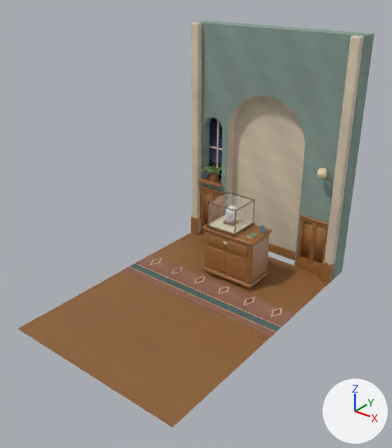
Before and after pictures for a commit that changed the Blender file blender/museum.blend.
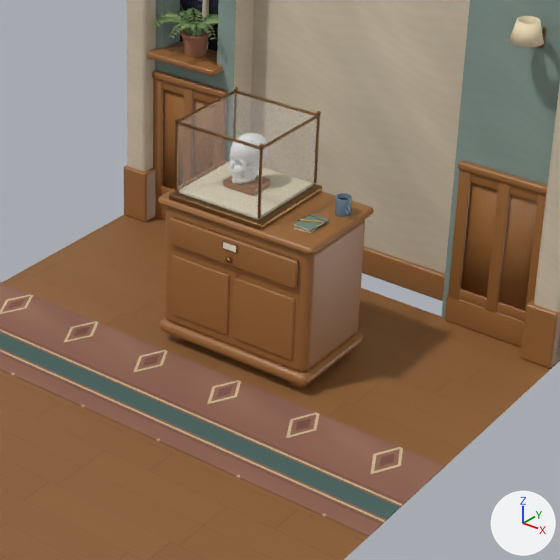
Old and new are each drawn whole from a 50 mm lens placed at (4.0, -5.59, 4.21), pointed at (0.16, -0.8, 1.24) and again close up on the part from 38% to 85% of the width and 36% to 77% of the height. Arrows for +X, +Y and +Z are at lower right; the lights stay in place. The older version's two pictures come first.

Objects in the first close-up: 'Cabinet', 'DrawerOak', 'Floor', 'Frame', 'Glass', 'Pilaster', 'PilasterBase', 'Rug', 'SconceShade', 'Trim', 'Wainscot', 'Wall' and 23 more.
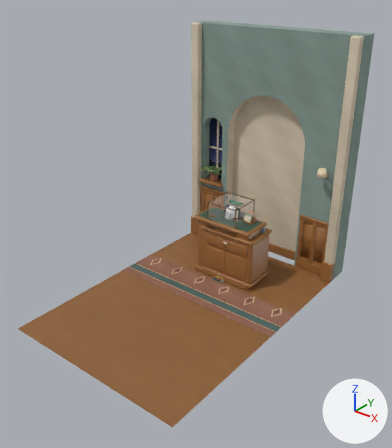
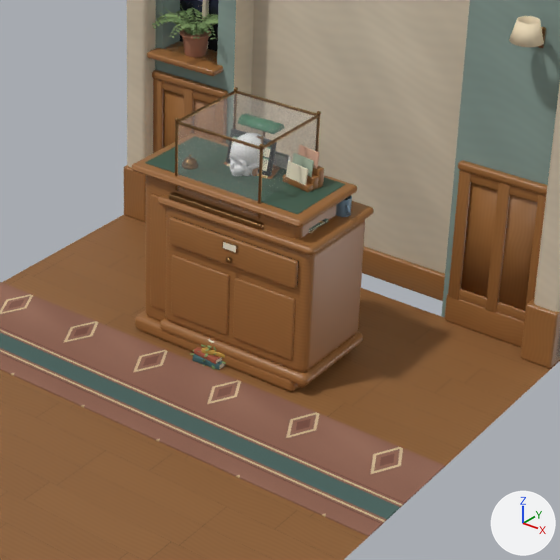
Location of each change, (x1, y1, x2, y2) in pixels of the close-ups (560 x 560 px):
'DeskOak', added (brown): after (132, 142, 357, 391)
'DeskLeather', added: after (145, 147, 345, 214)
'Leaflets', added: after (289, 162, 308, 185)
'Leaflets.002', added: after (299, 145, 320, 169)
'Leaflets.001', added: after (295, 154, 314, 177)
'BookCover', added: after (193, 354, 223, 370)
'BrochureTier', added: after (289, 178, 313, 192)
'BrochureTier.002', added: after (312, 166, 324, 188)
'BookCover.001', added: after (194, 347, 221, 364)
'BrochureTier.001', added: after (307, 174, 319, 190)
'BookCover.002', added: after (201, 347, 225, 358)
'BookPages.001', added: after (216, 357, 222, 363)

Edits to the bpy script that builds the scene:
```text
Add ob_bookcover_002:
    ob_bookcover_002 = bpy.data.objects.new('BookCover.002', me_cube_169)  # 56 vertices, 54 faces; spans x -0.06..0.06, y -0.085..0.085, z -0.01..0.01; in mat_bookmustard (orange #c19a45)
    ob_bookcover_002.parent = ob_book_002
    ob_bookcover_002.location = (0.0, 0.0, 0.01)
Add ob_book_002:
    ob_book_002 = bpy.data.objects.new('Book.002', None)
    ob_book_002.parent = ob_books
    ob_book_002.location = (0.008, 0.006, 0.05)
    ob_book_002.rotation_euler = (0.0, 0.0, 0.244)  # degrees (0, 0, 14)
Add ob_books:
    ob_books = bpy.data.objects.new('Books', None)
    ob_books.location = (0.0, 0.0, 0.0)
Add ob_bookpages_001:
    ob_bookpages_001 = bpy.data.objects.new('BookPages.001', me_cube_168)  # a box spanning x -0.068..0.068, y -0.096..0.096, z -0.008..0.008; in mat_paper (pale yellow #efe6d2)
    ob_bookpages_001.parent = ob_book_001
    ob_bookpages_001.location = (0.00225, 0.0, 0.011)
Add ob_book_001:
    ob_book_001 = bpy.data.objects.new('Book.001', None)
    ob_book_001.parent = ob_books
    ob_book_001.location = (0.004, 0.003, 0.028)
    ob_book_001.rotation_euler = (0.0, 0.0, -0.105)  # degrees (0, 0, -6)
Add ob_bookcover_001:
    ob_bookcover_001 = bpy.data.objects.new('BookCover.001', me_cube_167)  # 56 vertices, 54 faces; spans x -0.07..0.07, y -0.1..0.1, z -0.011..0.011; in mat_bookterracotta (brown #a4573f)
    ob_bookcover_001.parent = ob_book_001
    ob_bookcover_001.location = (0.0, 0.0, 0.011)
Add ob_bookpages:
    ob_bookpages = bpy.data.objects.new('BookPages', me_cube_166)  # a box spanning x -0.073..0.073, y -0.101..0.101, z -0.011..0.011; in mat_paper (pale yellow #efe6d2)
    ob_bookpages.parent = ob_book
    ob_bookpages.location = (0.00225, 0.0, 0.014)
Add ob_book:
    ob_book = bpy.data.objects.new('Book', None)
    ob_book.parent = ob_books
    ob_book.location = (0.0, 0.0, 0.0)
    ob_book.rotation_euler = (0.0, 0.0, 0.0698)  # degrees (0, 0, 4)
Add ob_bookcover:
    ob_bookcover = bpy.data.objects.new('BookCover', me_cube_165)  # 56 vertices, 54 faces; spans x -0.075..0.075, y -0.105..0.105, z -0.014..0.014; in mat_bookteal (dark cyan #3f6466)
    ob_bookcover.parent = ob_book
    ob_bookcover.location = (0.0, 0.0, 0.014)
Add ob_leaflets_002:
    ob_leaflets_002 = bpy.data.objects.new('Leaflets.002', me_cube_164)  # a box spanning x -0.06..0.06, y -0.004..0.004, z -0.0375..0.0375; in mat_leafletrose (beige #d6a88f)
    ob_leaflets_002.parent = ob_brochures
    ob_leaflets_002.location = (0.0, 0.06, 0.128)
    ob_leaflets_002.rotation_euler = (-0.14, 0.0, 0.0)  # degrees (-8, 0, 0)
Add ob_brochures:
    ob_brochures = bpy.data.objects.new('Brochures', None)
    ob_brochures.parent = ob_desk
    ob_brochures.location = (0.27, 0.22, 0.903)
    ob_brochures.rotation_euler = (0.0, 0.0, -0.175)  # degrees (0, 0, -10)
Add ob_desk:
    ob_desk = bpy.data.objects.new('Desk', None)
    ob_desk.location = (0.0, 0.0, 0.0)
Add ob_leaflets_001:
    ob_leaflets_001 = bpy.data.objects.new('Leaflets.001', me_cube_163)  # a box spanning x -0.06..0.06, y -0.004..0.004, z -0.0375..0.0375; in mat_leafletsage (grey #a9b9a2)
    ob_leaflets_001.parent = ob_brochures
    ob_leaflets_001.location = (0.0, 0.025, 0.0975)
    ob_leaflets_001.rotation_euler = (-0.14, 0.0, 0.0)  # degrees (-8, 0, 0)
Add ob_leaflets:
    ob_leaflets = bpy.data.objects.new('Leaflets', me_cube_162)  # a box spanning x -0.06..0.06, y -0.004..0.004, z -0.0375..0.0375; in mat_leafletcream (beige #efe4c8)
    ob_leaflets.parent = ob_brochures
    ob_leaflets.location = (0.0, -0.01, 0.0675)
    ob_leaflets.rotation_euler = (-0.14, 0.0, 0.0)  # degrees (-8, 0, 0)
Add ob_brochuretier_002:
    ob_brochuretier_002 = bpy.data.objects.new('BrochureTier.002', me_cube_161)  # 56 vertices, 54 faces; spans x -0.08..0.08, y -0.018..0.018, z -0.045..0.045
    ob_brochuretier_002.parent = ob_brochures
    ob_brochuretier_002.location = (0.0, 0.0675, 0.045)
Add ob_brochuretier_001:
    ob_brochuretier_001 = bpy.data.objects.new('BrochureTier.001', me_cube_160)  # 56 vertices, 54 faces; spans x -0.08..0.08, y -0.018..0.018, z -0.03..0.03
    ob_brochuretier_001.parent = ob_brochures
    ob_brochuretier_001.location = (0.0, 0.0325, 0.03)
Add ob_brochuretier:
    ob_brochuretier = bpy.data.objects.new('BrochureTier', me_cube_159)  # 56 vertices, 54 faces; spans x -0.08..0.08, y -0.018..0.018, z -0.015..0.015
    ob_brochuretier.parent = ob_brochures
    ob_brochuretier.location = (0.0, -0.0025, 0.015)
Add ob_deskleather:
    ob_deskleather = bpy.data.objects.new('DeskLeather', me_cube_158)  # 56 vertices, 54 faces; spans x -0.43..0.43, y -0.195..0.195, z -0.002..0.002; in mat_leather (dark green #3e5a4a)
    ob_deskleather.parent = ob_desk
    ob_deskleather.location = (0.0, 0.175, 0.901)
Add ob_deskoak:
    ob_deskoak = bpy.data.objects.new('DeskOak', me_cube_152)  # 1272 vertices, 1272 faces; spans x -0.48..0.48, y -0.24..0.24, z -0.04..0.86
    ob_deskoak.parent = ob_desk
    ob_deskoak.location = (0.0, 0.17, 0.04)
```
